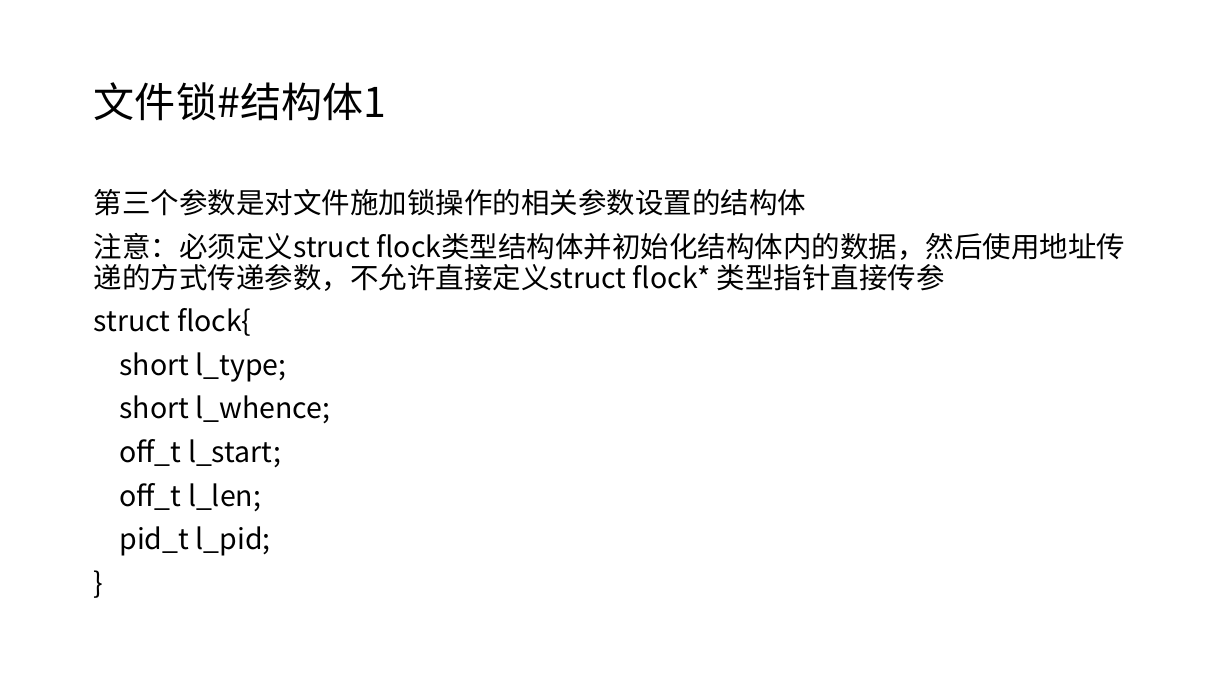
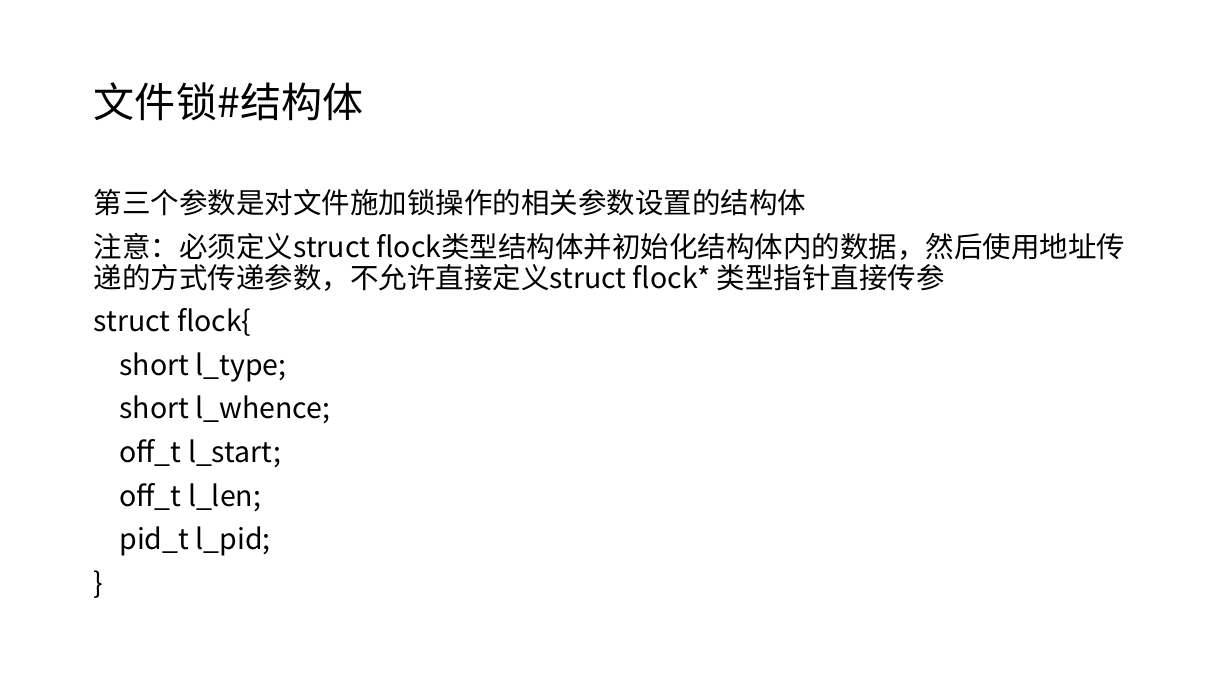
Before and after one commit to YouDad/LinuxFileIO, a slide deck: slide 20 of LinuxFileIO.pptx. Drawn at 1232x693 pixels with LibreOffice and Linux fonts; fonts in the diff are those of the drawing. Boxes give left, top, right and bottom in pixels: in the first picture for what was removed or moved away, otherwise in the second. Text is boxed around its words. In the diff, an @@ line names an element or a change of style, - is before the commit and + after.

```diff
--- a/LinuxFileIO.pptx
+++ b/LinuxFileIO.pptx
@@ title at [94,82,363,121]: text changed @@
-文件锁#结构体1
+文件锁#结构体
```
Also in this commit, not shown: 1 other slide changed.
